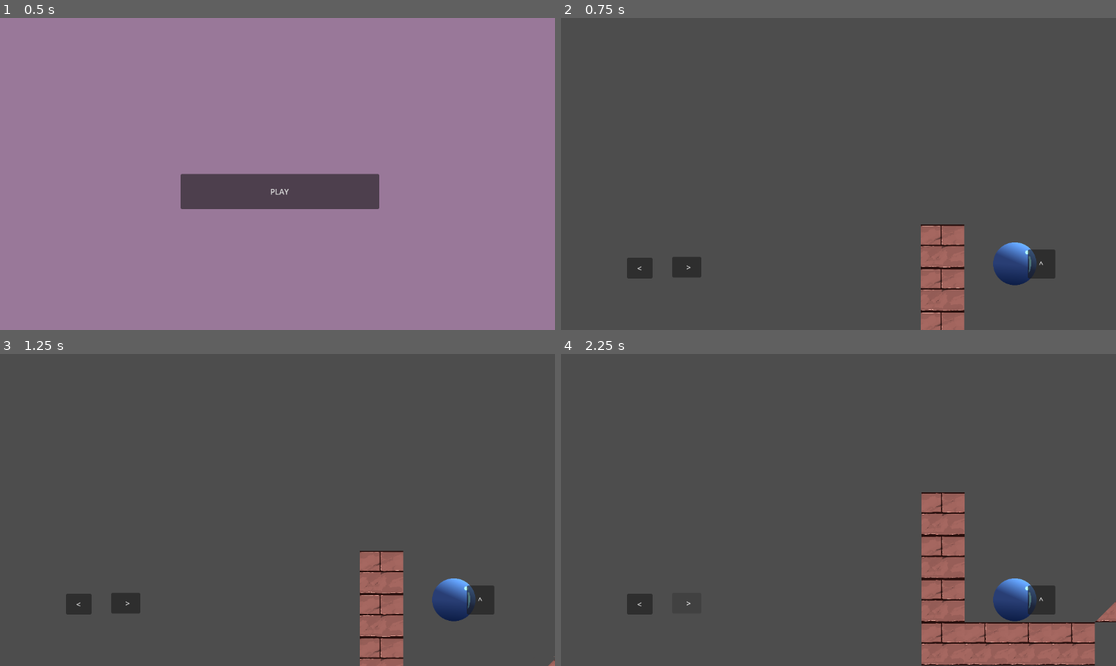
Above: before the commit, frames 1-4 (two rows, left to right).
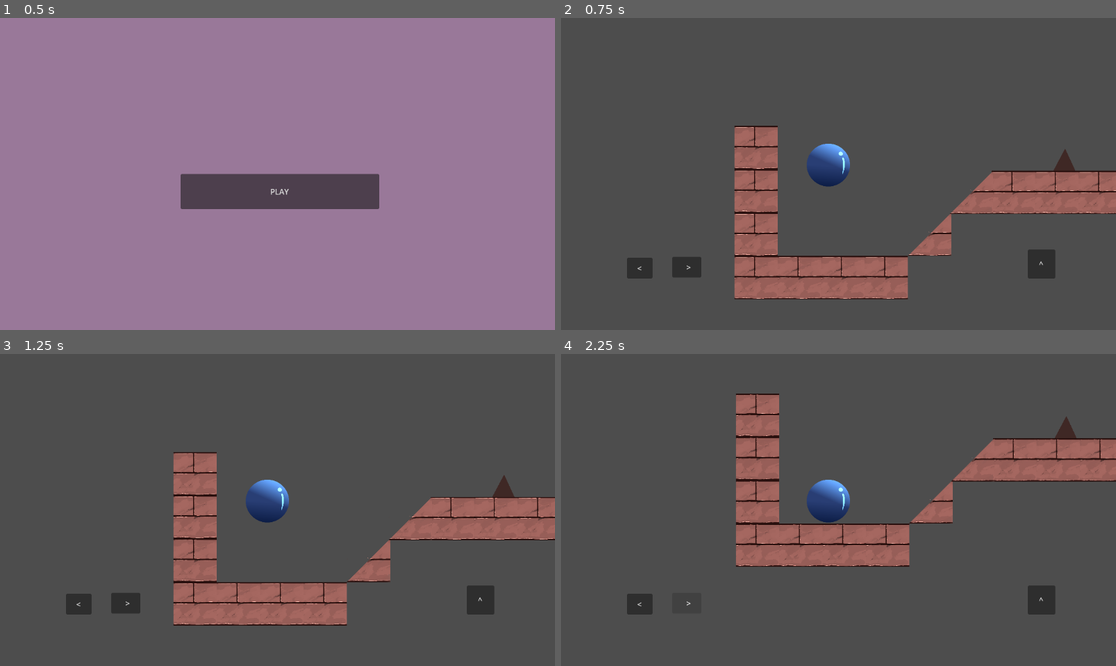
Above: after the commit, the same moments.

Repository: ZvRzyan18/Blue-Bounce
Game: Godot game, scene res://intro.tscn
Same seed, same stepped clock (60 frames per second), same inputs: the game is played once before the commit and once after it.
Inputs:
- Up to frame 1 (0.5 s): no input
- Up to frame 2 (0.75 s): click "PLAY" at 0.5 s
- Up to frame 3 (1.25 s): no input
- Up to frame 4 (2.25 s): click "<" at 1.25 s; click ">" at 2 s

Frame 1 is identical in both runs. In frame 2, 15% of the frame differs, in the area x 31-100%, y 34-100%; in frame 3, 16%; in frame 4, 20%, in the area x 31-100%, y 12-100%.

Commit message:
update changes

Diff:
--- a/controller.tscn
+++ b/controller.tscn
@@ -42,30 +42,48 @@
 [node name="Level1" parent="AspectRatioContainer/SubViewport" instance=ExtResource("1_jldtq")]
 
 [node name="Left" type="Button" parent="."]
-layout_mode = 0
-offset_left = 137.0
-offset_top = 498.0
-offset_right = 190.0
-offset_bottom = 541.0
+layout_mode = 1
+anchors_preset = -1
+anchor_left = 0.085
+anchor_top = 0.48100004
+anchor_right = 0.085
+anchor_bottom = 0.48100004
+offset_left = -26.199997
+offset_top = -21.480042
+offset_right = 26.800003
+offset_bottom = 21.519958
 text = "  <  "
 script = ExtResource("2_n1geg")
+metadata/_edit_use_anchors_ = true
 
 [node name="Right" type="Button" parent="."]
-layout_mode = 0
-offset_left = 231.0
-offset_top = 496.0
-offset_right = 291.0
-offset_bottom = 539.0
+layout_mode = 1
+anchors_preset = -1
+anchor_left = 0.136
+anchor_top = 0.47900003
+anchor_right = 0.136
+anchor_bottom = 0.47900003
+offset_left = -30.120026
+offset_top = -21.320007
+offset_right = 29.879974
+offset_bottom = 21.679993
 text = "  >
 "
 script = ExtResource("3_dd4ha")
+metadata/_edit_use_anchors_ = true
 
 [node name="Jump" type="Button" parent="."]
-layout_mode = 0
-offset_left = 969.0
-offset_top = 481.0
-offset_right = 1026.0
-offset_bottom = 541.0
+layout_mode = 1
+anchors_preset = -1
+anchor_left = 0.52000004
+anchor_top = 0.47300002
+anchor_right = 0.52000004
+anchor_bottom = 0.47300002
+offset_left = -29.400085
+offset_top = -29.840027
+offset_right = 27.599915
+offset_bottom = 30.159973
 action_mode = 0
 text = "  ^  "
 script = ExtResource("4_cp7gx")
+metadata/_edit_use_anchors_ = true
--- a/level1.tscn
+++ b/level1.tscn
@@ -7,6 +7,7 @@
 [ext_resource type="Texture2D" uid="uid://cdc18pdtg513b" path="res://textures/blue_ball.png" id="4_crycw"]
 [ext_resource type="Texture2D" uid="uid://urhy4jdfsky3" path="res://textures/green_ball.png" id="5_i2041"]
 [ext_resource type="Script" uid="uid://i0aabtk72pmy" path="res://scripts/player.gd" id="7_i2041"]
+[ext_resource type="Script" uid="uid://8h0r3ndi2lpw" path="res://scripts/spike_area1.gd" id="7_usj0q"]
 [ext_resource type="Script" uid="uid://bme0aemmxgm3y" path="res://scripts/camera.gd" id="8_xy4tn"]
 
 [sub_resource type="QuadMesh" id="QuadMesh_ootpb"]
@@ -18,7 +19,7 @@
 size = Vector2(93.66668, 30)
 
 [sub_resource type="RectangleShape2D" id="RectangleShape2D_xy4tn"]
-size = Vector2(80.98968, 16)
+size = Vector2(85.27826, 16)
 
 [sub_resource type="RectangleShape2D" id="RectangleShape2D_usj0q"]
 size = Vector2(152, 29.333328)
@@ -31,6 +32,9 @@
 
 [sub_resource type="RectangleShape2D" id="RectangleShape2D_hx44q"]
 size = Vector2(31.99997, 91.66668)
+
+[sub_resource type="ConvexPolygonShape2D" id="ConvexPolygonShape2D_xy4tn"]
+points = PackedVector2Array(229.66669, -10, 222.66669, 4.3333282, 236.66669, 4.3333282)
 
 [sub_resource type="CircleShape2D" id="CircleShape2D_n8vhr"]
 radius = 45.0
@@ -243,7 +247,7 @@
 shape = SubResource("RectangleShape2D_i2041")
 
 [node name="CollisionShape2D3" type="CollisionShape2D" parent="chunk1"]
-position = Vector2(155.86584, 39.134186)
+position = Vector2(154.15045, 40.51625)
 rotation = -0.7853982
 scale = Vector2(0.99999994, 0.99999994)
 shape = SubResource("RectangleShape2D_xy4tn")
@@ -253,7 +257,7 @@
 shape = SubResource("RectangleShape2D_usj0q")
 
 [node name="CollisionShape2D5" type="CollisionShape2D" parent="chunk1"]
-position = Vector2(356, 44.999996)
+position = Vector2(356.66666, 44.666664)
 rotation = 0.7853982
 scale = Vector2(0.99999994, 0.99999994)
 shape = SubResource("RectangleShape2D_5j5gb")
@@ -266,19 +270,30 @@
 position = Vector2(522.6667, 19.5)
 shape = SubResource("RectangleShape2D_hx44q")
 
-[node name="CharacterBody2D" type="CharacterBody2D" parent="."]
+[node name="SpikeArea" type="Area2D" parent="chunk1"]
+script = ExtResource("7_usj0q")
+
+[node name="SpikeCollision2" type="CollisionShape2D" parent="chunk1/SpikeArea"]
+position = Vector2(73.66667, -0.33333588)
+shape = SubResource("ConvexPolygonShape2D_xy4tn")
+
+[node name="SpikeCollision1" type="CollisionShape2D" parent="chunk1/SpikeArea"]
+shape = SubResource("ConvexPolygonShape2D_xy4tn")
+
+[node name="Player" type="CharacterBody2D" parent="."]
 script = ExtResource("7_i2041")
 
-[node name="Camera" type="Camera2D" parent="CharacterBody2D"]
-position = Vector2(570, 342)
+[node name="Camera" type="Camera2D" parent="Player"]
+position = Vector2(-3, 7)
+anchor_mode = 0
 script = ExtResource("8_xy4tn")
 
-[node name="blue_ball2" type="MeshInstance2D" parent="CharacterBody2D"]
+[node name="blue_ball2" type="MeshInstance2D" parent="Player"]
 position = Vector2(552, 312)
 scale = Vector2(90, -90)
 mesh = SubResource("QuadMesh_ootpb")
 texture = ExtResource("4_crycw")
 
-[node name="CollisionShape2D" type="CollisionShape2D" parent="CharacterBody2D"]
+[node name="CollisionShape2D" type="CollisionShape2D" parent="Player"]
 position = Vector2(553, 313)
 shape = SubResource("CircleShape2D_n8vhr")
--- a/project.godot
+++ b/project.godot
@@ -23,6 +23,10 @@
 
 import/use_multiple_threads=false
 
+[physics]
+
+2d/run_on_separate_thread=true
+
 [rendering]
 
 renderer/rendering_method="mobile"
--- a/scripts/events.gd
+++ b/scripts/events.gd
@@ -1,5 +1,16 @@
 extends Node
 
-signal left_hold()
-signal right_hold()
+signal left_down()
+signal left_up()
+signal right_down()
+signal right_up()
 signal jump_click()
+signal on_spicked()
+
+func _init() -> void:
+	left_down.emit()
+	left_up.emit()
+	right_down.emit()
+	right_up.emit()
+	jump_click.emit()
+	on_spicked.emit()
--- a/scripts/left.gd
+++ b/scripts/left.gd
@@ -1,23 +1,13 @@
 extends Button
 
-signal hold_started
-signal hold_ended
-
-var is_holding := false
 
 func _ready():
 	button_down.connect(_on_button_down)
 	button_up.connect(_on_button_up)
 
 func _on_button_down():
-	is_holding = true
-	hold_started.emit()
+	Events.left_down.emit()
 
 func _on_button_up():
-	is_holding = false
-	hold_ended.emit()
+	Events.left_up.emit()
 	get_viewport().gui_release_focus()
-
-func _process(_delta : float):
-	if is_holding:
-		Events.left_hold.emit()
--- a/scripts/player.gd
+++ b/scripts/player.gd
@@ -7,23 +7,32 @@
 var mu : bool = false
 
 var gravity : float = 98.1
+var is_holding : bool = false
 
-
-func move_left() -> void:
+func move_left_down() -> void:
 	velocity.x = 0.0
 	ml = true
 
-func move_right() -> void:
+func move_left_up() -> void:
+	ml = false
+
+func move_right_down() -> void:
 	velocity.x = 0.0
 	mr = true
 
+func move_right_up() -> void:
+	mr = false
+
 func move_up() -> void:
+	velocity.x = 0.0
 	mu = true
 
 
 func _init() -> void:
-	Events.left_hold.connect(move_left)
-	Events.right_hold.connect(move_right)
+	Events.left_down.connect(move_left_down)
+	Events.left_up.connect(move_left_up)
+	Events.right_down.connect(move_right_down)
+	Events.right_up.connect(move_right_up)
 	Events.jump_click.connect(move_up)
 
 func _physics_process(delta : float) -> void:
@@ -39,6 +48,5 @@
 	elif !mu && !is_on_floor() :
 		velocity.y += gravity * delta
 		move_and_slide()
-	ml = false
-	mr = false
+
 	mu = false
--- a/scripts/right.gd
+++ b/scripts/right.gd
@@ -1,23 +1,13 @@
 extends Button
 
-signal hold_started
-signal hold_ended
-
-var is_holding := false
 
 func _ready():
 	button_down.connect(_on_button_down)
 	button_up.connect(_on_button_up)
 
 func _on_button_down():
-	is_holding = true
-	hold_started.emit()
+	Events.right_down.emit()
 
 func _on_button_up():
-	is_holding = false
-	hold_ended.emit()
+	Events.right_up.emit()
 	get_viewport().gui_release_focus()
-
-func _process(_delta : float):
-	if is_holding:
-		Events.right_hold.emit()
--- /dev/null
+++ b/scripts/spike_area1.gd
@@ -0,0 +1,8 @@
+extends Area2D
+
+func _ready() -> void:
+	self.body_entered.connect(_on_body_entered)
+
+func _on_body_entered(body : Node2D) -> void:
+	if body.name == "Player" :
+		print("dfd\n")
Not shown: 1 places in level1.tscn that only renumber resources
Not shown, added: scripts/spike_area1.gd.uid
